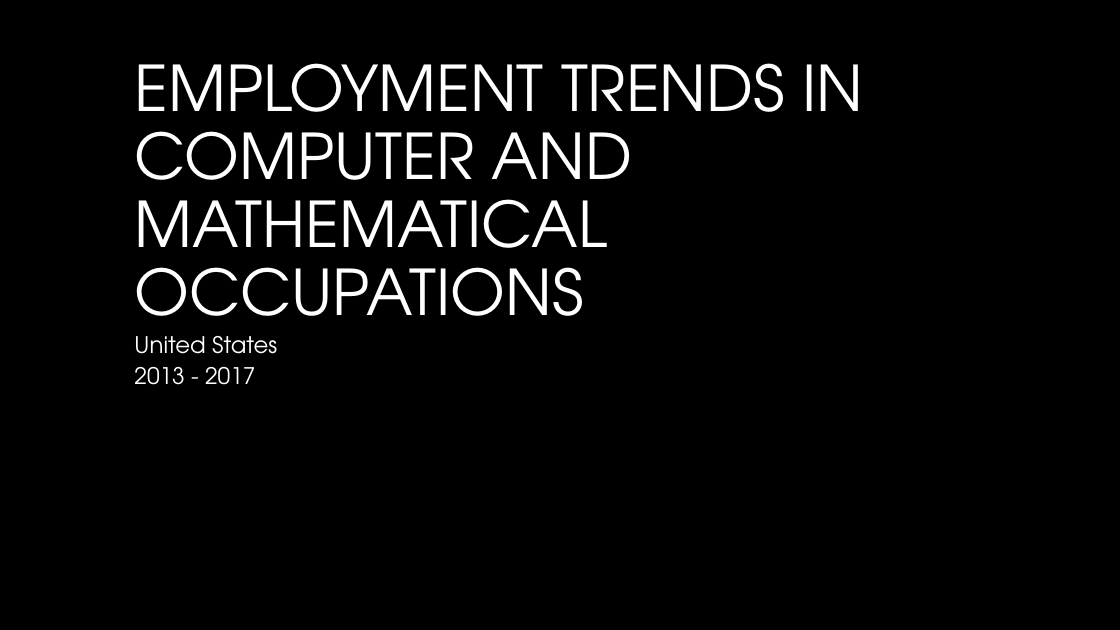
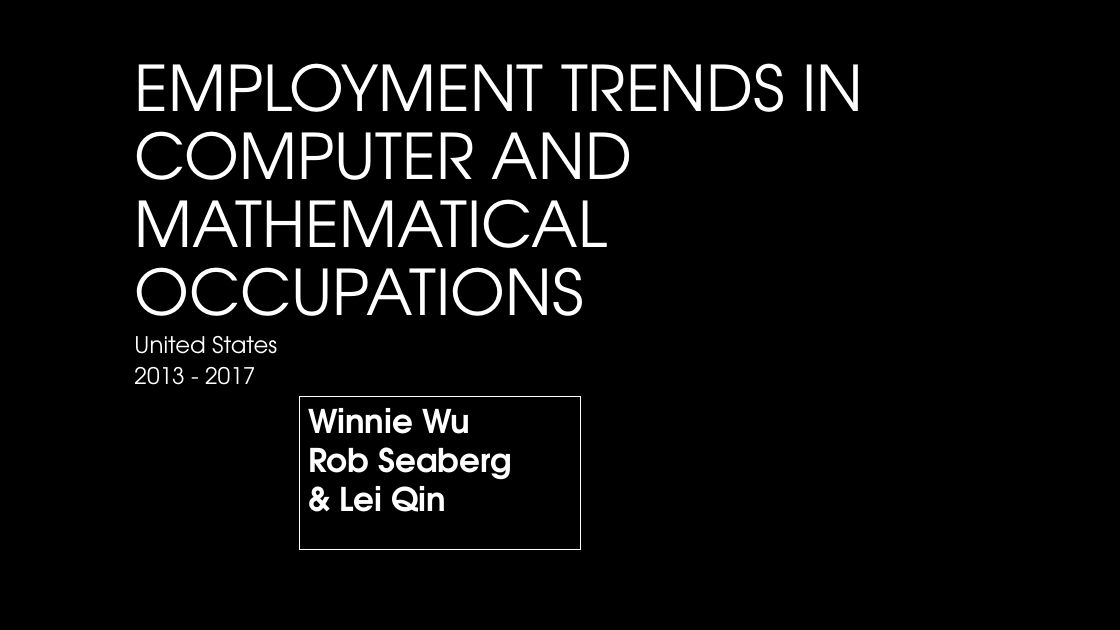
Before and after one commit to WCW789/Project1, a slide deck: slide 1 of Group_5_Presentation.pptx. Drawn at 1120x630 pixels with LibreOffice and Linux fonts; fonts in the diff are those of the drawing; background and template pictures are left out. Boxes give left, top, right and bottom in pixels: in the first picture for what was removed or moved away, otherwise in the second. Text is boxed around its words. In the diff, an @@ line names an element or a change of style, - is before the commit and + after.

```diff
--- a/Group_5_Presentation.pptx
+++ b/Group_5_Presentation.pptx
@@ rectangle added at <box>300,397,581,549</box>, outline #FFFFFF 0.75 pt, 28 pt, text #FFFFFF, bold @@
+Winnie Wu
+Rob Seaberg
+& Lei Qin
```
Also in this commit, not shown: 5 other slides changed, 1 slide added, 1 slide removed.
